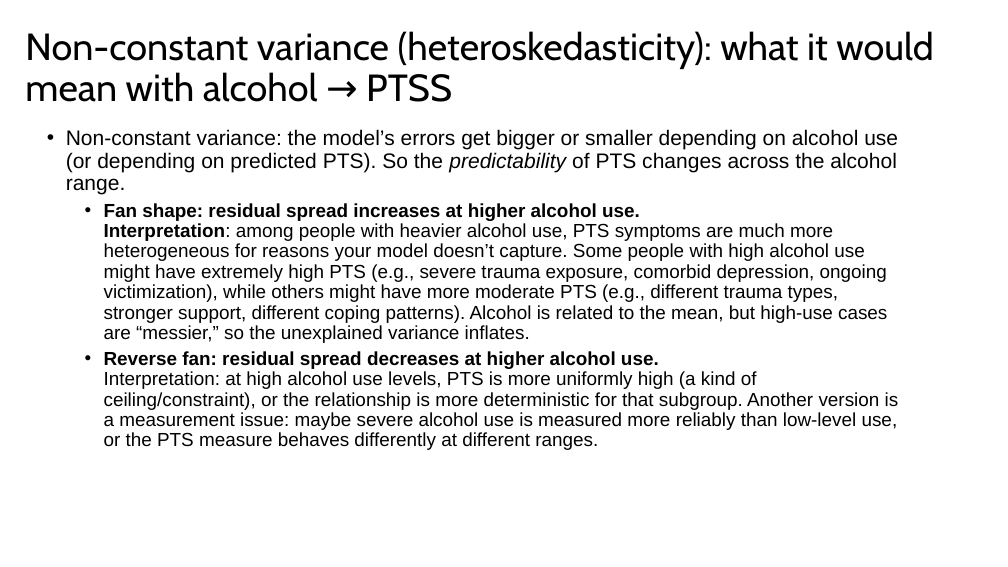
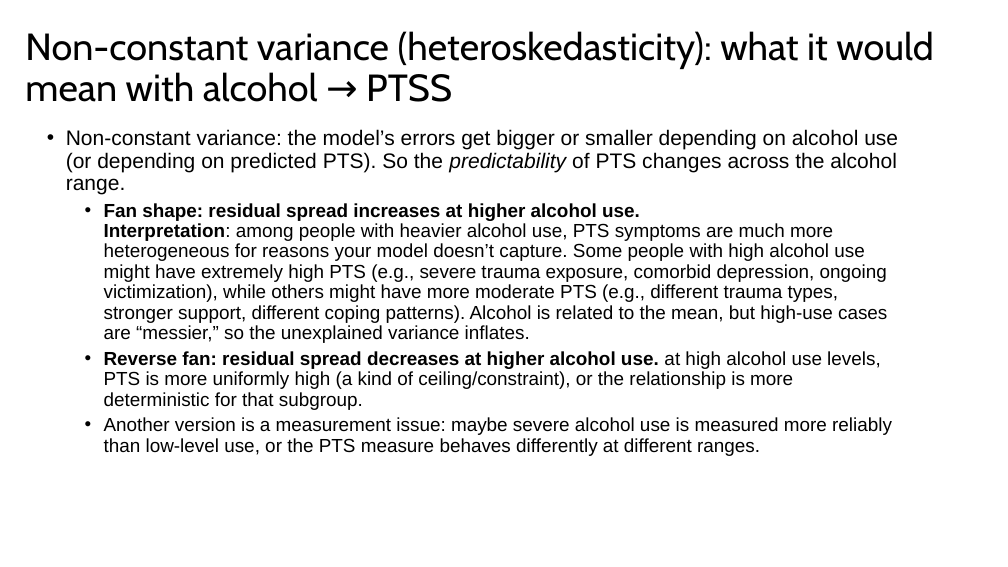
Before and after one commit to issues-osu/statsii-spring2026, a slide deck: slide 57 of slides/Effect_Sizes/Effect Size, Confidence Intervals, and Diagnostic.pptx (slide 54 before the commit). Drawn at 1008x567 pixels with LibreOffice and Linux fonts; fonts in the diff are those of the drawing. Boxes give left, top, right and bottom in pixels: in the first picture for what was removed or moved away, otherwise in the second. Text is boxed around its words. In the diff, an @@ line names an element or a change of style, - is before the commit and + after.

```diff
--- a/slides/Effect_Sizes/Effect Size, Confidence Intervals, and Diagnostic.pptx
+++ b/slides/Effect_Sizes/Effect Size, Confidence Intervals, and Diagnostic.pptx
@@ text at <box>104,351,892,456</box>: text changed @@
-  • Reverse fan: residual spread decreases at higher alcohol use.
-    Interpretation: at high alcohol use levels, PTS is more uniformly high (a kind of ceiling/constraint), or the relationship is more deterministic for that subgroup. Another version is a measurement issue: maybe severe alcohol use is measured more reliably than low-level use, or the PTS measure behaves differently at different ranges.
+  • Reverse fan: residual spread decreases at higher alcohol use. at high alcohol use levels, PTS is more uniformly high (a kind of ceiling/constraint), or the relationship is more deterministic for that subgroup.
+  • Another version is a measurement issue: maybe severe alcohol use is measured more reliably than low-level use, or the PTS measure behaves differently at different ranges.
```
Also in this commit, not shown: 18 other slides changed, 14 slides added, 2 slides removed, 2 other files.
